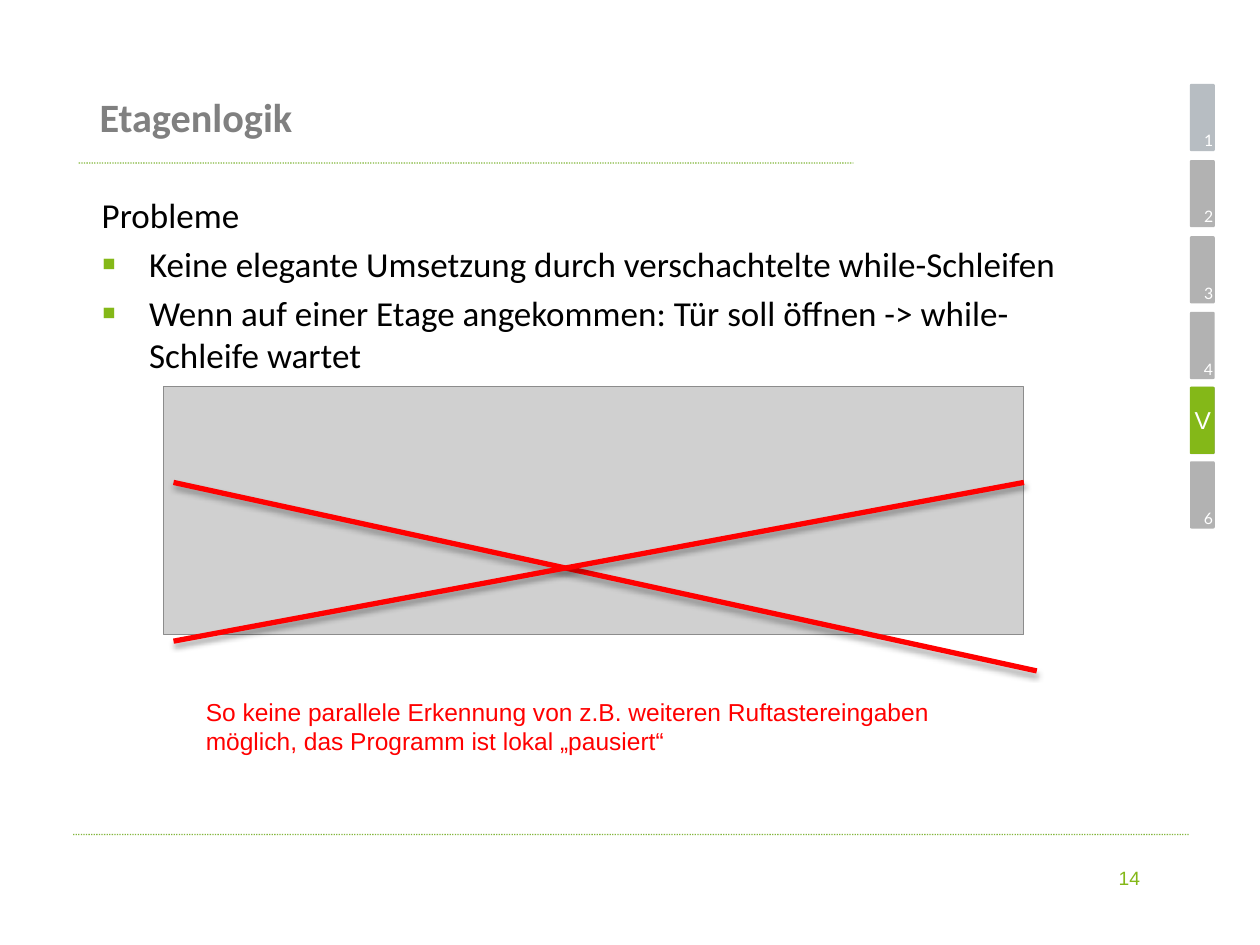
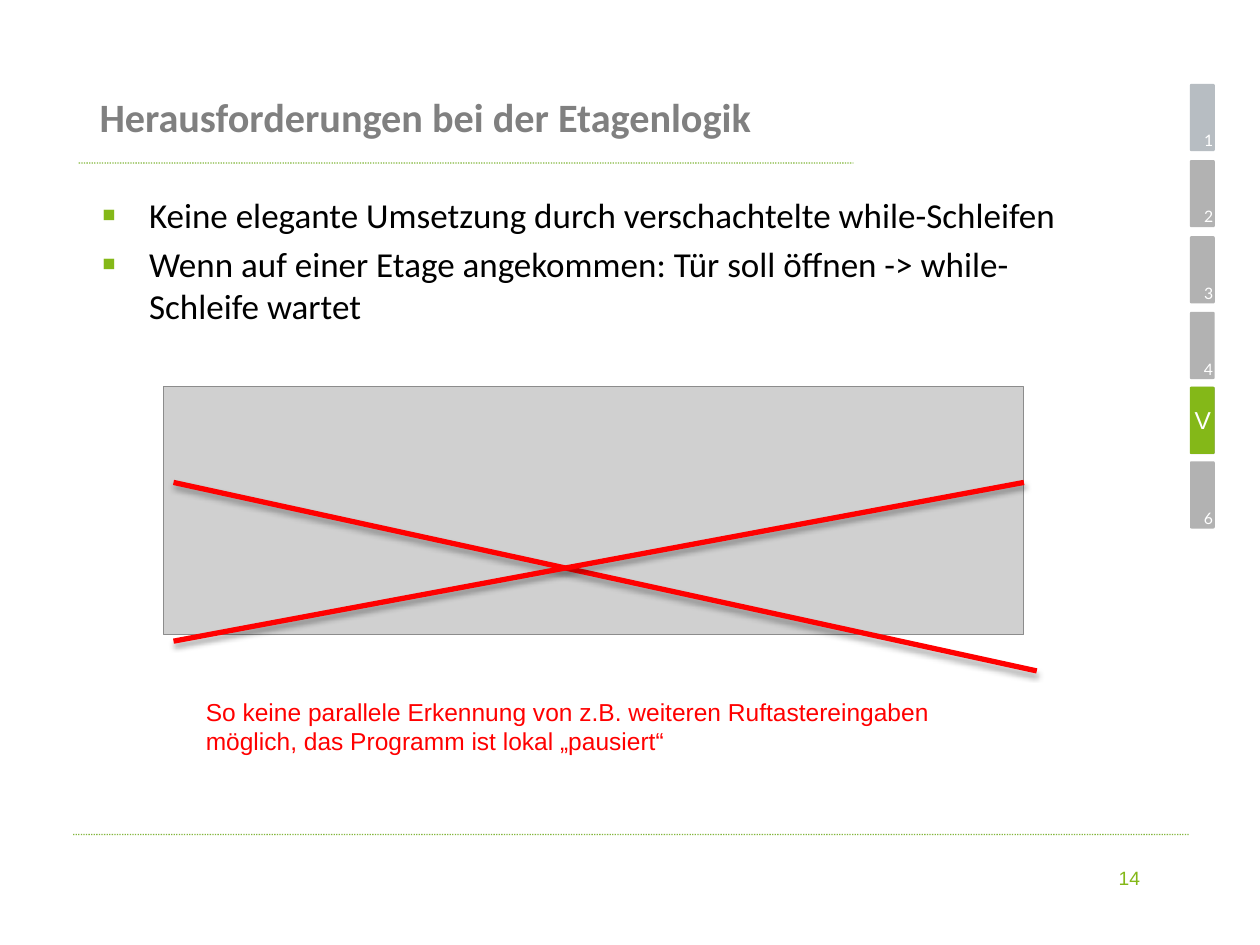
Before and after one commit to koeni90/elevatorUML, a slide deck: slide 14 of Präsentation ohne Ausgeblendete Folie.pptx. Drawn at 1260x945 pixels with LibreOffice and Linux fonts; fonts in the diff are those of the drawing; grey boxes stand for pictures; background and template pictures are left out. Boxes give left, top, right and bottom in pixels: in the first picture for what was removed or moved away, otherwise in the second. Text is boxed around its words. In the diff, an @@ line names an element or a change of style, - is before the commit and + after.

```diff
--- a/Präsentation ohne Ausgeblendete Folie.pptx
+++ b/Präsentation ohne Ausgeblendete Folie.pptx
@@ title at (100,104,751,139): text changed @@
-Etagenlogik
+Herausforderungen bei der Etagenlogik
@@ text at (102,203,239,229): paragraph removed @@
-Probleme
```
Also in this commit, not shown: 6 other slides changed.
